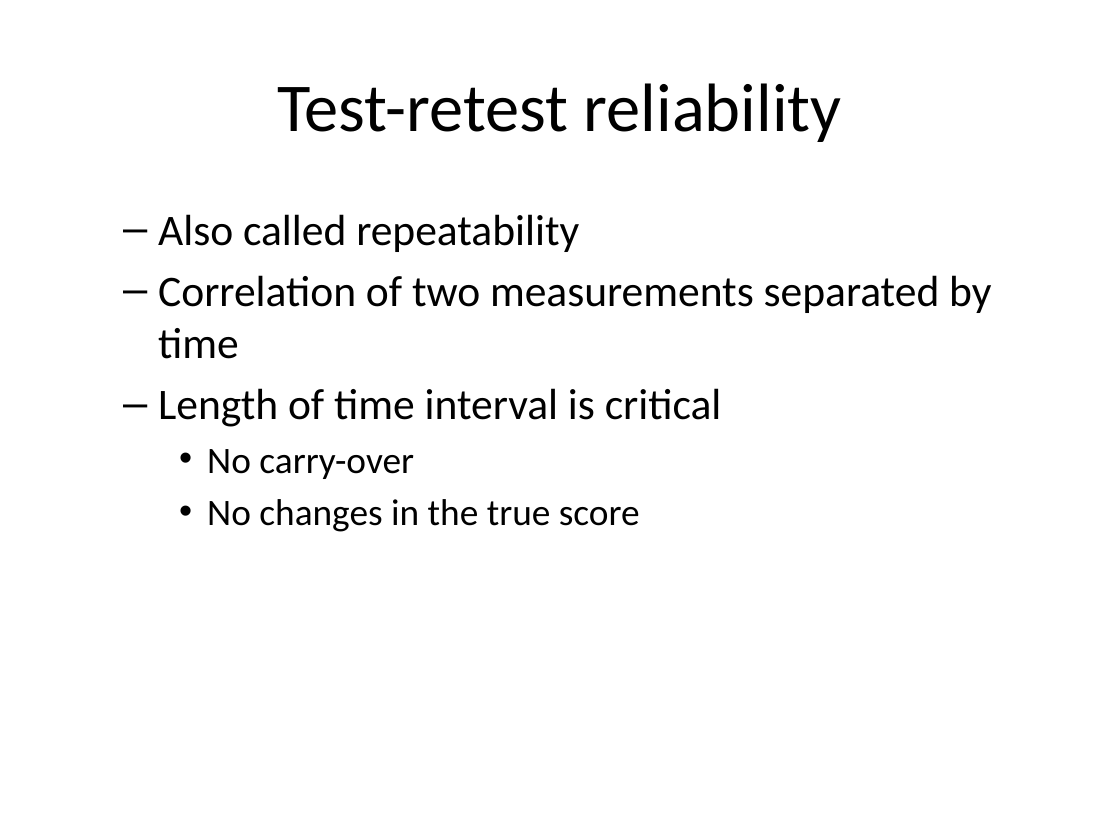
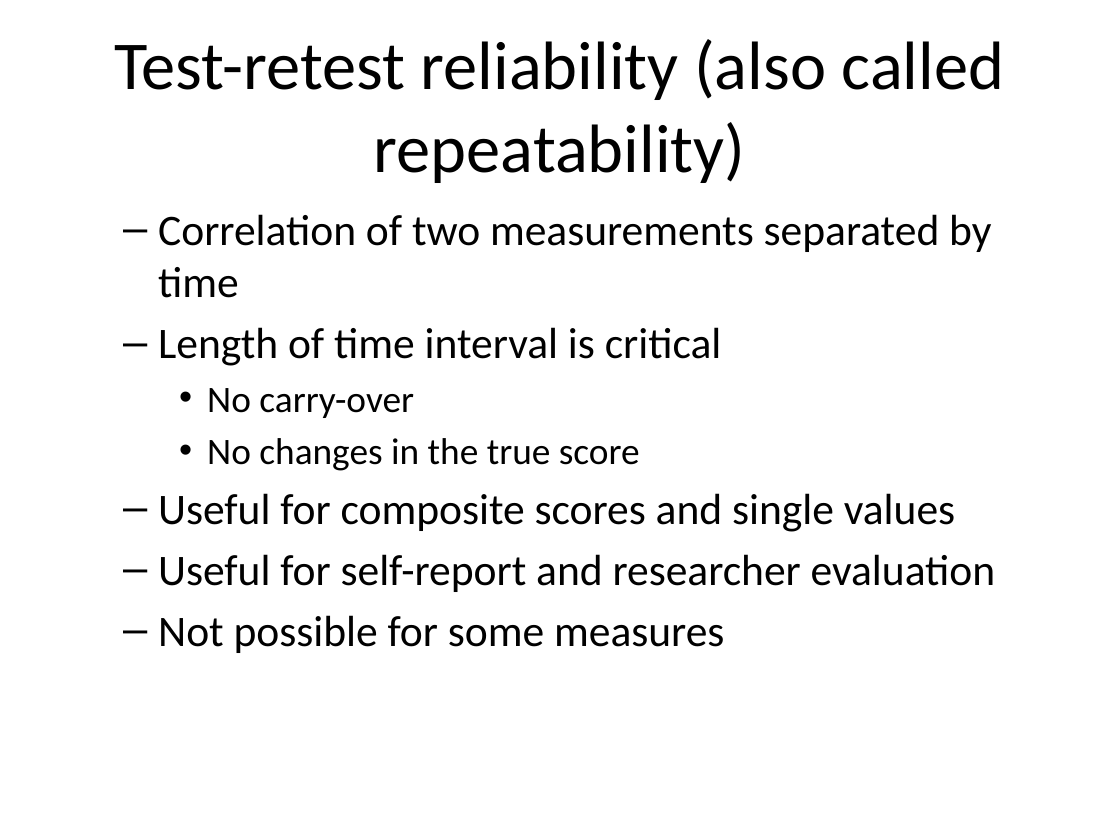
Before and after one commit to pmean/reliability-and-validity, a slide deck: slide 16 of src/rav.pptx (slide 15 before the commit). Drawn at 1120x840 pixels with LibreOffice and Linux fonts; fonts in the diff are those of the drawing. Boxes give left, top, right and bottom in pixels: in the first picture for what was removed or moved away, otherwise in the second. Text is boxed around its words. In the diff, an @@ line names an element or a change of style, - is before the commit and + after.

```diff
--- a/src/rav.pptx
+++ b/src/rav.pptx
@@ title at box(114, 39, 1004, 183): text changed @@
-Test-retest reliability
+Test-retest reliability (also called repeatability)
@@ text at box(158, 214, 579, 252): paragraph removed @@
-  – Also called repeatability
@@ text at box(158, 493, 996, 653): paragraphs added @@
+  – Useful for composite scores and single values
+  – Useful for self-report and researcher evaluation
+  – Not possible for some measures
```
Also in this commit, not shown: 15 other slides changed, 18 slides added, 5 slides removed, 3 other files.
